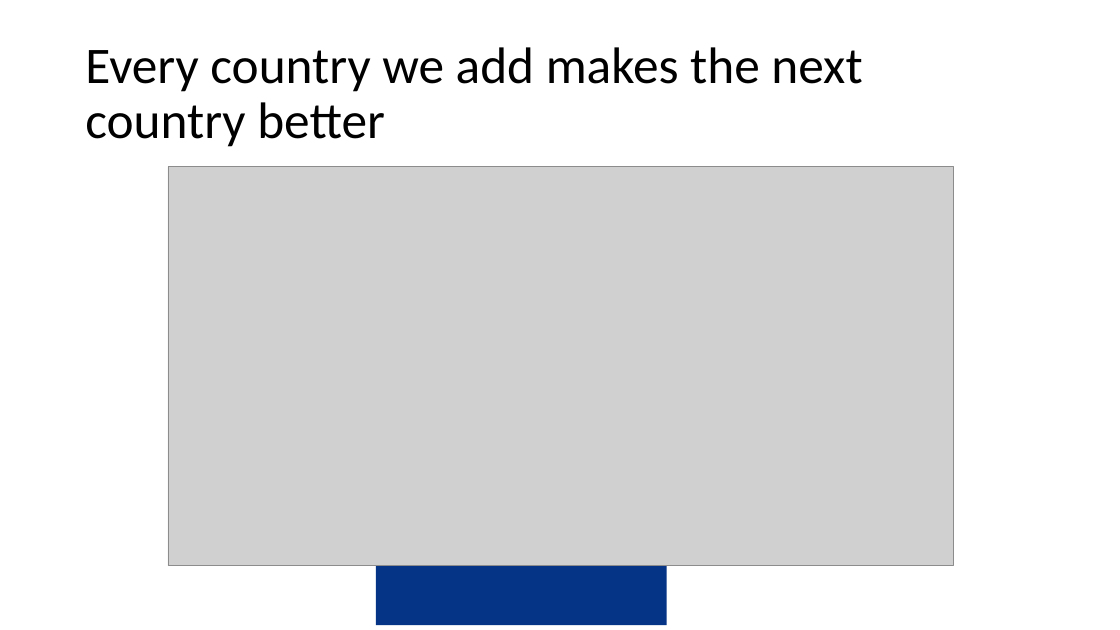
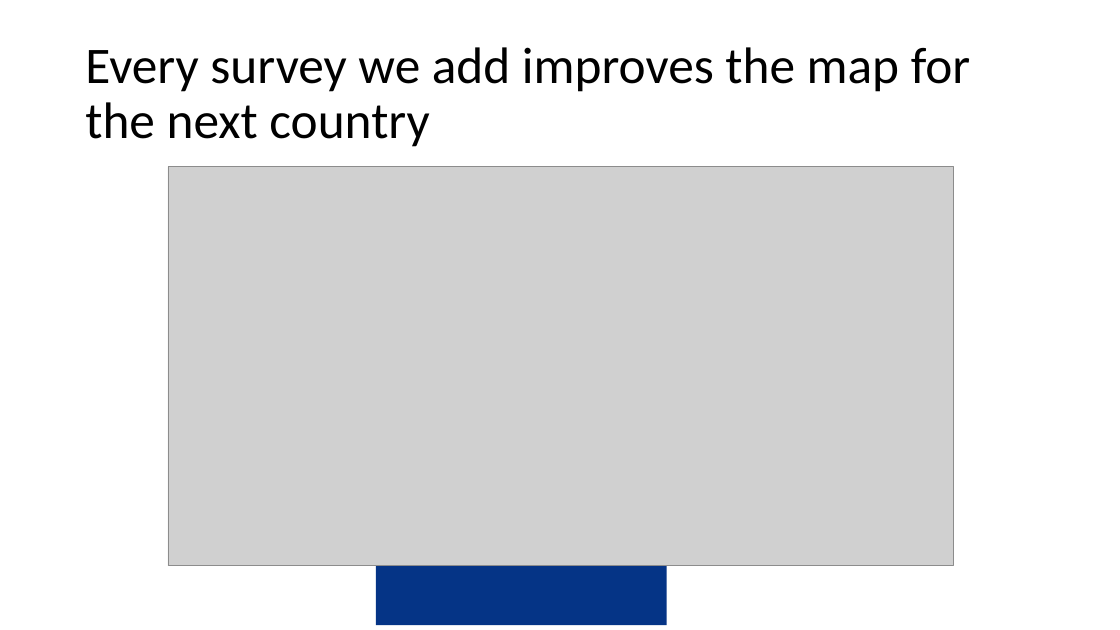
Before and after one commit to amertens/mn-prediction, a slide deck: slide 10 of docs/slides/MN-proxy-policy-deck-2026-09.pptx (slide 12 before the commit). Drawn at 1120x630 pixels with LibreOffice and Linux fonts; fonts in the diff are those of the drawing; grey boxes stand for pictures; background and template pictures are left out. Boxes give left, top, right and bottom in pixels: in the first picture for what was removed or moved away, otherwise in the second. Text is boxed around its words. In the diff, an @@ line names an element or a change of style, - is before the commit and + after.

```diff
--- a/docs/slides/MN-proxy-policy-deck-2026-09.pptx
+++ b/docs/slides/MN-proxy-policy-deck-2026-09.pptx
@@ title at (85,47,971,147): text changed @@
-Every country we add makes the next country better
+Every survey we add improves the map for the next country
```
Also in this commit, not shown: 4 other slides changed, 6 slides added, 1 slide removed, 5 other files.
